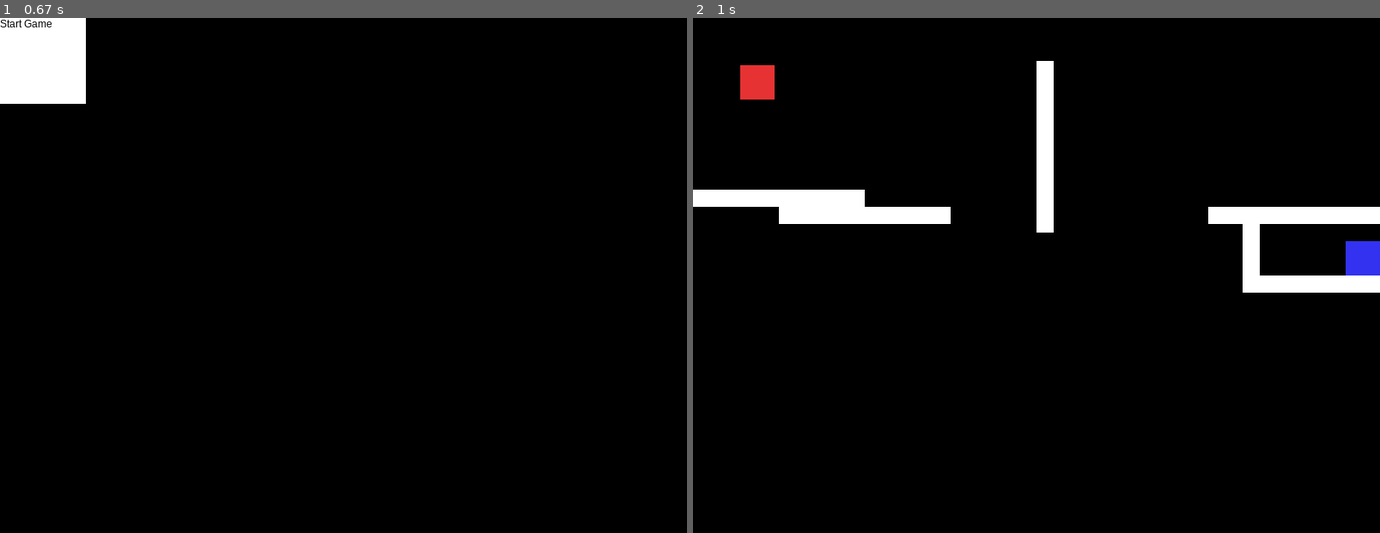
Above: before the commit, frames 1-2 (left to right).
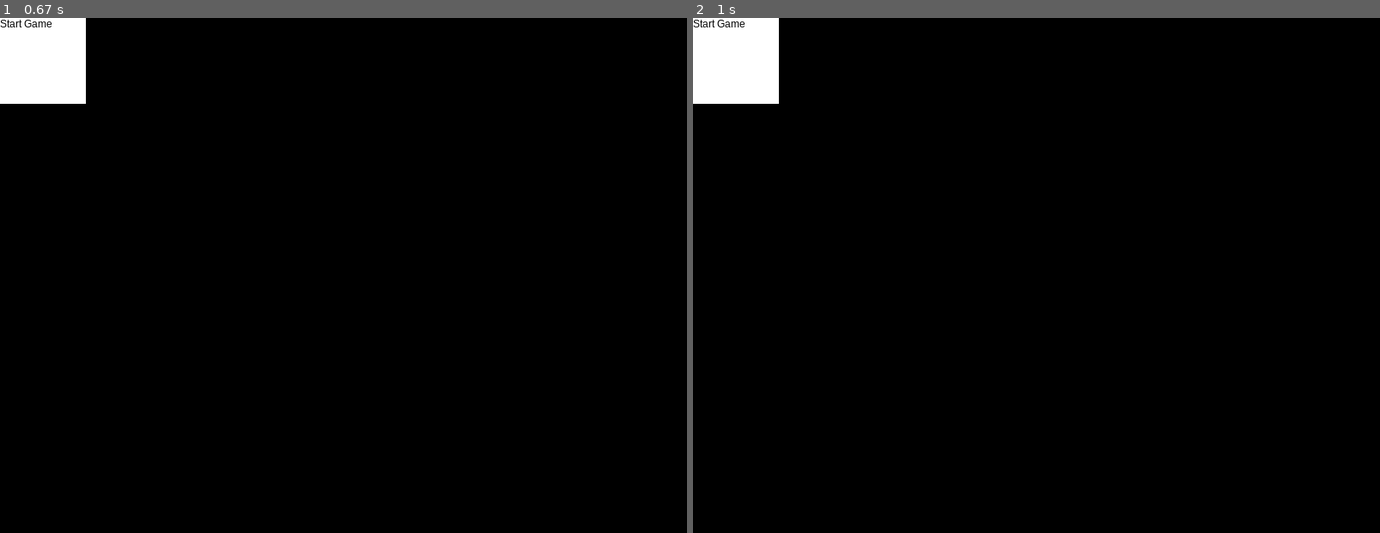
Above: after the commit, the same moments.

Repository: PhantomShift/pygame-platformer
Game: pygame game, started from src/main.py
Two runs of this game, one before a commit and one after it. Both use one fixed random seed, a clock stepped at 60 frames per second and the inputs below.
Inputs:
- Up to frame 1 (0.67 s): click "Start Game" at 0.38 s
- Up to frame 2 (1 s): hold D from 0.67 s (still down)

Frame 1 is identical in both runs. In frame 2, 6.7% of the frame differs, in the area x 0-100%, y 0-54%.

Commit message:
Changed behavior of player movement

Diff:
--- a/src/GameObjects.py
+++ b/src/GameObjects.py
@@ -18,9 +18,12 @@
         self.on_touched.fire(player)
 
 class Player:
-    def __init__(self, object_list: dict, x=0, y=0):
+    def __init__(self, object_list: dict, x=0, y=0, max_speed=200, acceleration=250, friction=220):
         self.pos = Vector2.new(x, y)
         self.vel = Vector2()
+        self.max_speed = max_speed
+        self.acceleration = acceleration
+        self.friction = friction
         self.rect = Geometry.Rectangle(x, y, 40, 40, color=(230, 50, 50))
         self.jumped = False
         self.teleported = False
@@ -50,12 +53,15 @@
         if not self.alive:
             return
         pressed = pygame.key.get_pressed()
-        vel = Vector2()
+        input_vel = Vector2()
         if pressed[pygame.K_a]:
-            vel += LEFT
+            input_vel += LEFT
         if pressed[pygame.K_d]:
-            vel += RIGHT
-        vel *= 100
+            input_vel += RIGHT
+        if input_vel != ZERO_VECTOR:
+            vel = Vector2(self.vel.x, 0).move_toward(input_vel * self.max_speed, self.acceleration)
+        else:
+            vel = Vector2(self.vel.x, 0).move_toward(ZERO_VECTOR, self.friction)
         vel += GRAVITY
         self.vel += vel * elapsedTime
         self.rect.velocity = self.vel
